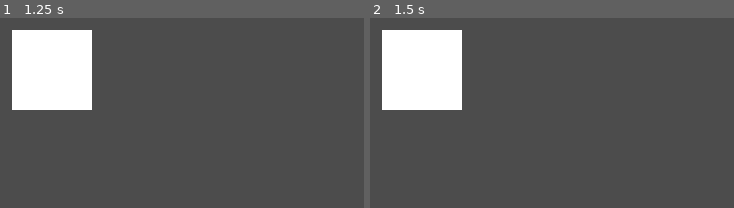
Above: before the commit, frames 1-2 (left to right).
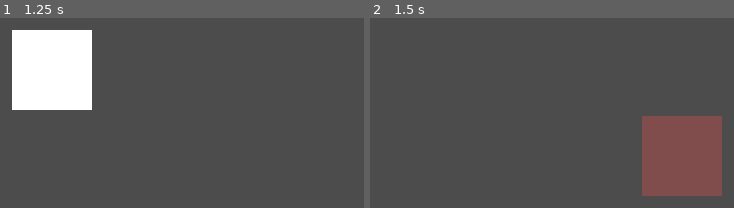
Above: after the commit, the same moments.

Repository: is2you2/engineWorksPPT
Game: Godot game, scene res://Main.tscn
The game is run twice, just before and just after one commit, with the same random seed, the same clock (stepped at 60 frames per second) and the same inputs.
Inputs:
- Up to frame 1 (1.25 s): tap Enter at 0.5 s; hold Home (ppt_page_front) from 0.53 s (still down)
- Up to frame 2 (1.5 s): tap Space at 1.25 s; release Home (ppt_page_front) at 1.28 s; hold End (ppt_page_back) from 1.28 s (still down); tap Page Down (ppt_page_next) at 1.35 s

Frame 1 is identical in both runs. In frame 2, 19% of the frame differs, in the area x 3-97%, y 6-94%.

Commit message:
아이콘 생성됨, export 테스트 및 폴더 구성

Diff:
--- a/Root.gd
+++ b/Root.gd
@@ -17,6 +17,9 @@
 	check_pages()
 	if max_scene_count > 0:
 		move_to_scene(0)
+	else:
+		printerr('페이지 구성 없음')
+		get_tree().quit()
 	yield(get_tree().create_timer(0),"timeout")
 	for current in current_scene.get_children():
 		current.set_process_input(true)
@@ -28,9 +31,9 @@
 		dir.list_dir_begin(true)
 		var file_name:=dir.get_next()
 		while file_name:
-			file_name=dir.get_next()
 			if file_name.find('.tscn') + 1:
 				max_scene_count += 1
+			file_name=dir.get_next()
 		dir.list_dir_end()
 	else:
 		printerr('pages 열람 실패')
--- /dev/null
+++ b/works/logo.svg
@@ -0,0 +1,132 @@
+<?xml version="1.0" encoding="UTF-8" standalone="no"?>
+<svg
+   xmlns:dc="http://purl.org/dc/elements/1.1/"
+   xmlns:cc="http://creativecommons.org/ns#"
+   xmlns:rdf="http://www.w3.org/1999/02/22-rdf-syntax-ns#"
+   xmlns:svg="http://www.w3.org/2000/svg"
+   xmlns="http://www.w3.org/2000/svg"
+   xmlns:sodipodi="http://sodipodi.sourceforge.net/DTD/sodipodi-0.dtd"
+   xmlns:inkscape="http://www.inkscape.org/namespaces/inkscape"
+   width="64"
+   height="64"
+   viewBox="0 0 16.933333 16.933334"
+   version="1.1"
+   id="svg8"
+   inkscape:version="1.0.2 (e86c870879, 2021-01-15)"
+   sodipodi:docname="logo.svg"
+   inkscape:export-filename="/home/liss22/engineWorkPPT/icon.png"
+   inkscape:export-xdpi="96"
+   inkscape:export-ydpi="96">
+  <defs
+     id="defs2">
+    <inkscape:perspective
+       sodipodi:type="inkscape:persp3d"
+       inkscape:vp_x="0 : 8.466667 : 1"
+       inkscape:vp_y="0 : 1000 : 0"
+       inkscape:vp_z="16.933333 : 8.466667 : 1"
+       inkscape:persp3d-origin="8.4666665 : 5.6444447 : 1"
+       id="perspective853" />
+  </defs>
+  <sodipodi:namedview
+     id="base"
+     pagecolor="#ffffff"
+     bordercolor="#666666"
+     borderopacity="1.0"
+     inkscape:pageopacity="0.0"
+     inkscape:pageshadow="2"
+     inkscape:zoom="6.9497112"
+     inkscape:cx="28.275038"
+     inkscape:cy="25.26391"
+     inkscape:document-units="mm"
+     inkscape:current-layer="layer1"
+     inkscape:document-rotation="0"
+     showgrid="false"
+     units="px"
+     inkscape:window-width="1600"
+     inkscape:window-height="836"
+     inkscape:window-x="0"
+     inkscape:window-y="27"
+     inkscape:window-maximized="1" />
+  <metadata
+     id="metadata5">
+    <rdf:RDF>
+      <cc:Work
+         rdf:about="">
+        <dc:format>image/svg+xml</dc:format>
+        <dc:type
+           rdf:resource="http://purl.org/dc/dcmitype/StillImage" />
+        <dc:title></dc:title>
+      </cc:Work>
+    </rdf:RDF>
+  </metadata>
+  <g
+     inkscape:label="레이어 1"
+     inkscape:groupmode="layer"
+     id="layer1">
+    <rect
+       style="fill:#ffffff;fill-opacity:1;stroke:#000000;stroke-width:0.529167;stroke-miterlimit:4;stroke-dasharray:none;stroke-opacity:1"
+       id="rect847"
+       width="12.493416"
+       height="8.4393778"
+       x="2.2199588"
+       y="3.1886444" />
+    <rect
+       style="fill:#bdbdbd;fill-opacity:1;stroke:#000000;stroke-width:0.529167;stroke-miterlimit:4;stroke-dasharray:none;stroke-opacity:1"
+       id="rect849"
+       width="14.143562"
+       height="1.8385451"
+       x="1.3948857"
+       y="1.6795163" />
+    <rect
+       style="fill:#bdbdbd;fill-opacity:1;stroke:#000000;stroke-width:0.529167;stroke-miterlimit:4;stroke-dasharray:none;stroke-opacity:1"
+       id="rect851"
+       width="14.143562"
+       height="1.8385451"
+       x="1.3948857"
+       y="11.186541" />
+    <path
+       style="fill:#478cbf;fill-opacity:1;stroke:#000000;stroke-width:0.342161;stroke-linecap:round;stroke-linejoin:round;stroke-miterlimit:4;stroke-dasharray:none;stroke-opacity:1"
+       d="M 5.8118838,4.8303464 3.7270424,8.4429829 6.3368163,9.3726876 Z"
+       id="path897"
+       sodipodi:nodetypes="cccc" />
+    <path
+       style="fill:#355570;fill-opacity:1;stroke:#000000;stroke-width:0.342161;stroke-linecap:round;stroke-linejoin:round;stroke-miterlimit:4;stroke-dasharray:none;stroke-opacity:1"
+       d="M 5.8118837,4.8303464 6.3368161,9.3726876 8.0407735,7.9007429 Z"
+       id="path899" />
+    <text
+       xml:space="preserve"
+       style="font-style:normal;font-weight:normal;font-size:2.82455px;line-height:1.25;font-family:sans-serif;fill:#000000;fill-opacity:1;stroke:none;stroke-width:0.0706139"
+       x="0.46883237"
+       y="15.939816"
+       id="text939"><tspan
+         sodipodi:role="line"
+         id="tspan937"
+         x="0.46883237"
+         y="15.939816"
+         style="stroke-width:0.0706139">Engine PPT</tspan></text>
+    <path
+       style="fill:#d18cbf;fill-opacity:1;stroke:#000000;stroke-width:0.264583;stroke-linecap:round;stroke-linejoin:round;stroke-miterlimit:4;stroke-dasharray:none;stroke-opacity:1"
+       id="path941"
+       sodipodi:type="arc"
+       sodipodi:cx="11.626676"
+       sodipodi:cy="6.2687101"
+       sodipodi:rx="1.7681173"
+       sodipodi:ry="1.7681173"
+       sodipodi:start="0"
+       sodipodi:end="4.2327766"
+       sodipodi:arc-type="slice"
+       d="M 13.394793,6.2687101 A 1.7681173,1.7681173 0 0 1 11.908143,8.0142802 1.7681173,1.7681173 0 0 1 9.9481724,6.824467 1.7681173,1.7681173 0 0 1 10.810804,4.7000827 l 0.815872,1.5686274 z" />
+    <path
+       style="fill:none;stroke:#000000;stroke-width:0.241971px;stroke-linecap:butt;stroke-linejoin:miter;stroke-opacity:1"
+       d="m 10.265548,8.7332872 h 2.949564"
+       id="path943" />
+    <path
+       style="fill:none;stroke:#000000;stroke-width:0.241971px;stroke-linecap:butt;stroke-linejoin:miter;stroke-opacity:1"
+       d="m 10.265548,9.5270369 h 2.949564"
+       id="path945" />
+    <path
+       style="fill:none;stroke:#000000;stroke-width:0.241971px;stroke-linecap:butt;stroke-linejoin:miter;stroke-opacity:1"
+       d="m 10.265548,10.320787 h 2.949564"
+       id="path947" />
+  </g>
+</svg>
Not shown, changed: export_presets.cfg
Not shown, added: exports/.gdignore
Binary file changed: icon.png
Binary file changed: splash.png
Not shown, added: works/.gdignore
Not shown, changed: README.md
